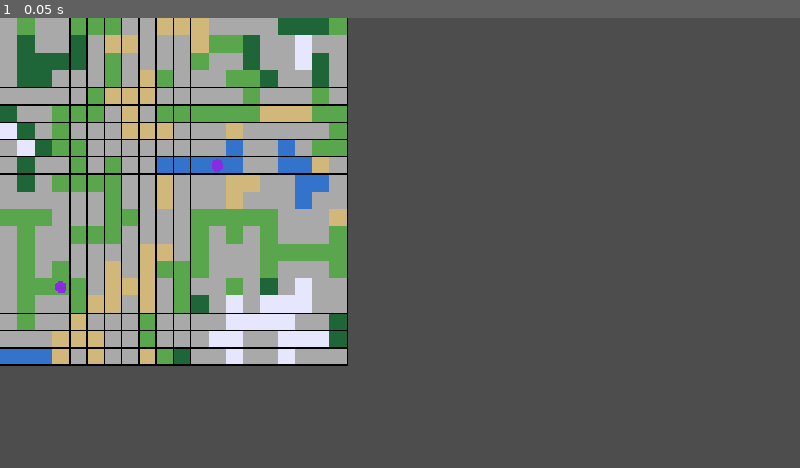
Above: before the commit, frame 1.
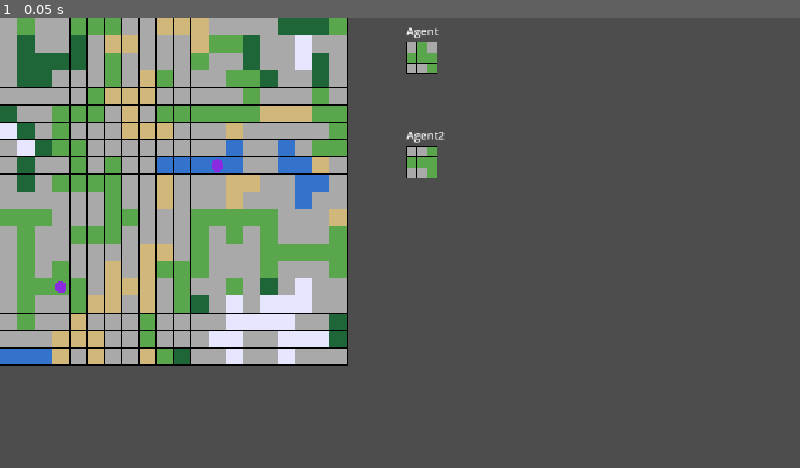
Above: after the commit, the same moment.

Repository: HugoGellida/Projet-SMA-Avanc-
Game: Godot game, scene res://node_2d.tscn
Same seed, same stepped clock (60 frames per second), same inputs: the game is played once before the commit and once after it.
Inputs:
- Up to frame 1 (0.05 s): no input

The runs differ from the first frame. In frame 1, 0.6% of the frame differs, in the area x 50-56%, y 2-36%.

Commit message:
affichage maps agents

Diff:
--- a/node_2d.tscn
+++ b/node_2d.tscn
@@ -4,6 +4,7 @@
 [ext_resource type="Script" uid="uid://cyqvqjlvg0tpt" path="res://scripts/MapRenderer.gd" id="2_0e48y"]
 [ext_resource type="Script" uid="uid://ehctiehj3fvu" path="res://scripts/Agent.gd" id="3_epypp"]
 [ext_resource type="Script" uid="uid://dwp40gb2mvqjr" path="res://scripts/SimulationManager.gd" id="4_0hol4"]
+[ext_resource type="Script" uid="uid://ctw2f6283qdi8" path="res://scripts/AgentMapRenderer.gd" id="4_q6r6c"]
 
 [node name="Node2D" type="Node2D" unique_id=1587768246]
 
@@ -28,4 +29,10 @@
 [node name="StepTimer" type="Timer" parent="SimulationManager" unique_id=1583313914]
 wait_time = 0.2
 
+[node name="AgentMapRenderer1" type="Node2D" parent="." unique_id=1964554567]
+script = ExtResource("4_q6r6c")
+
+[node name="AgentMapRenderer2" type="Node2D" parent="." unique_id=1611929928]
+script = ExtResource("4_q6r6c")
+
 [connection signal="timeout" from="SimulationManager/StepTimer" to="SimulationManager" method="_on_setp_timer_timeout"]
--- a/scripts/Agent.gd
+++ b/scripts/Agent.gd
@@ -15,6 +15,8 @@
 
 var local_map: Dictionary = {}
 
+var map_renderer: AgentMapRenderer
+
 var display_radius: float = 3.5
 
 func initialize(tile_size: float) -> void:
@@ -23,6 +25,7 @@
 
 	display_radius = tile_size * 0.35
 	z_index = 1
+
 	queue_redraw()
 
 
@@ -43,3 +46,4 @@
 	for offset: Vector2i in observation:
 		var local_coord := local_position + offset
 		local_map[local_coord] = observation[offset]
+	map_renderer.queue_redraw()
--- /dev/null
+++ b/scripts/AgentMapRenderer.gd
@@ -0,0 +1,60 @@
+extends Node2D
+class_name AgentMapRenderer
+
+@export var tile_size: int = 15
+
+const COLOR_UNKNOWN = Color(0.15, 0.15, 0.15)
+const COLOR_FREE = Color(0.35, 0.65, 0.3)
+const COLOR_OBSTACLE = Color.DARK_GRAY
+const COLOR_BOUNDARY = Color(0.7, 0.2, 0.2)
+
+var agent: Agent
+
+var label_text: String = ""
+
+
+func setup(target_agent: Agent) -> void:
+	agent = target_agent
+	queue_redraw()
+
+
+func _draw() -> void:
+	if agent == null:
+		return
+
+	for coord in agent.local_map:
+		var state: int = agent.local_map[coord]
+
+		var position := Vector2(coord * tile_size)
+		var rect := Rect2(
+			position,
+			Vector2(tile_size, tile_size)
+		)
+
+		var color := COLOR_UNKNOWN
+
+		match state:
+			Agent.CellState.FREE:
+				color = COLOR_FREE
+
+			Agent.CellState.OBSTACLE:
+				color = COLOR_OBSTACLE
+
+			Agent.CellState.BOUNDARY:
+				color = COLOR_BOUNDARY
+
+			Agent.CellState.UNKNOWN:
+				color = COLOR_UNKNOWN
+
+		draw_rect(rect, color)
+		draw_rect(rect, Color.BLACK, false, 1.0)
+
+	draw_string(
+	ThemeDB.fallback_font,
+	Vector2(-15, -25),
+	label_text,
+	HORIZONTAL_ALIGNMENT_LEFT,
+	-1,
+	16,
+	Color.WHITE
+)
--- a/scripts/SimulationManager.gd
+++ b/scripts/SimulationManager.gd
@@ -6,6 +6,9 @@
 @onready var world: Map = $"../Map"
 @onready var map_renderer: MapRenderer = $"../MapRenderer"
 @onready var agents_root: Node2D = $"../Agents"
+
+@onready var agent_map_renderer_1: AgentMapRenderer = $"../AgentMapRenderer1"
+@onready var agent_map_renderer_2: AgentMapRenderer = $"../AgentMapRenderer2"
 
 var agent_with_world_positions: Dictionary = {}
 
@@ -65,8 +68,22 @@
 func _register_agent(agent: Agent, world_position: Vector2i) -> void:
 	agent_with_world_positions[agent] = world_position
 	agent.initialize(float(map_renderer.tile_size))
+
+	if agent.name == "Agent":
+		agent.map_renderer = agent_map_renderer_1
+		agent.map_renderer.setup(agent)
+		agent.map_renderer.label_text = agent.name
+		agent.map_renderer.position = Vector2(600, 50)
+
+	elif agent.name == "Agent2":
+		agent.map_renderer = agent_map_renderer_2
+		agent.map_renderer.setup(agent)
+		agent.map_renderer.label_text = agent.name
+		agent.map_renderer.position = Vector2(600, 200)
+
 	_update_agent_perception(agent)
 	_update_agent_display(agent)
+
 	print("Registered ", agent.name, " at world cell ", world_position, "; local position: ", agent.local_position)
 	print(agent.name, " local map: ", agent.local_map)
 
Not shown, added: scripts/AgentMapRenderer.gd.uid
